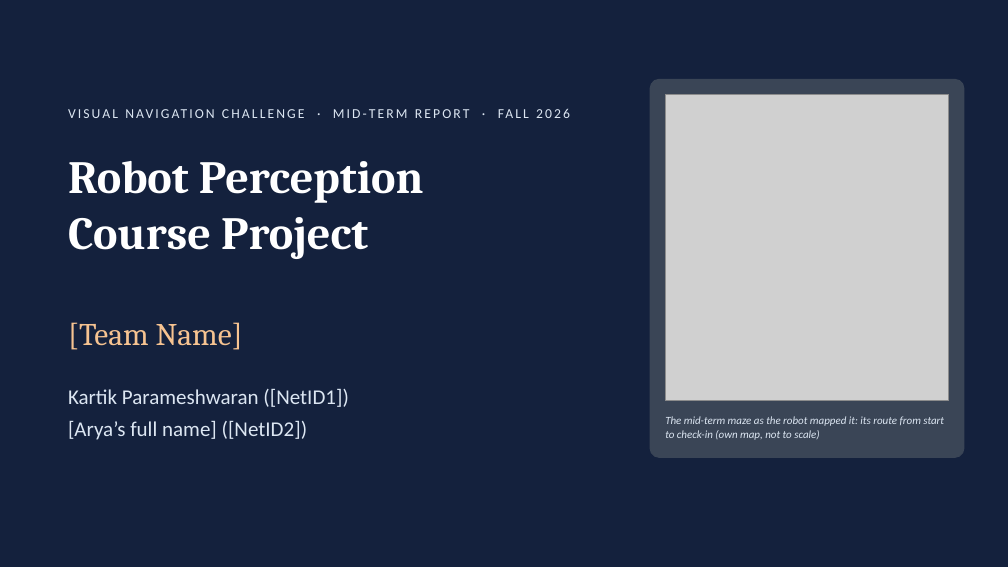
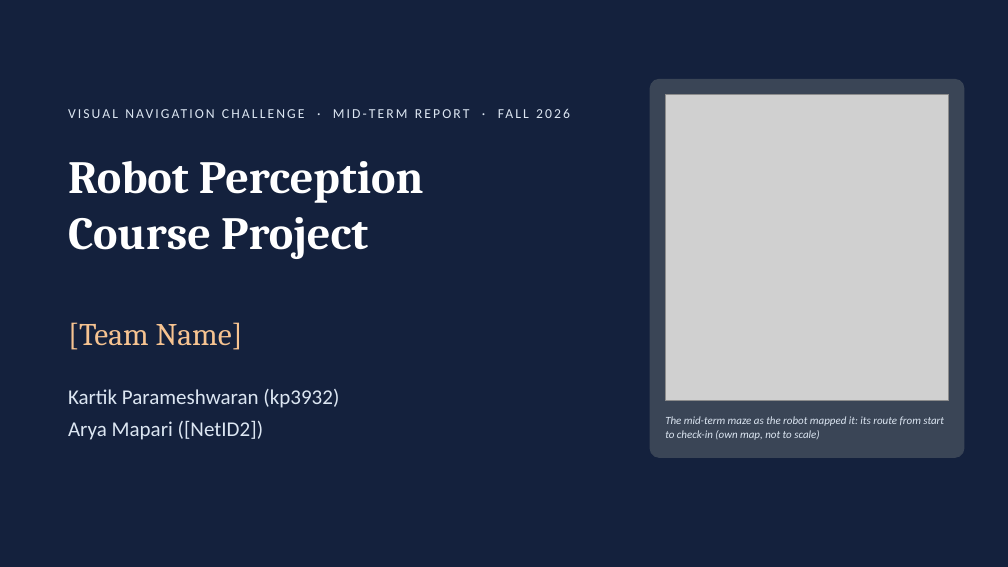
Before and after one commit to kartikparameshwaran/vis_nav_player_work, a slide deck: slide 1 of runs/Midterm_Report.pptx. Drawn at 1008x567 pixels with LibreOffice and Linux fonts; fonts in the diff are those of the drawing; grey boxes stand for pictures. Boxes give left, top, right and bottom in pixels: in the first picture for what was removed or moved away, otherwise in the second. Text is boxed around its words. In the diff, an @@ line names an element or a change of style, - is before the commit and + after.

```diff
--- a/runs/Midterm_Report.pptx
+++ b/runs/Midterm_Report.pptx
@@ text at <box>68,389,339,440</box>: text changed @@
-Kartik Parameshwaran ([NetID1])
-[Arya’s full name] ([NetID2])
+Kartik Parameshwaran (kp3932)
+Arya Mapari ([NetID2])
```
